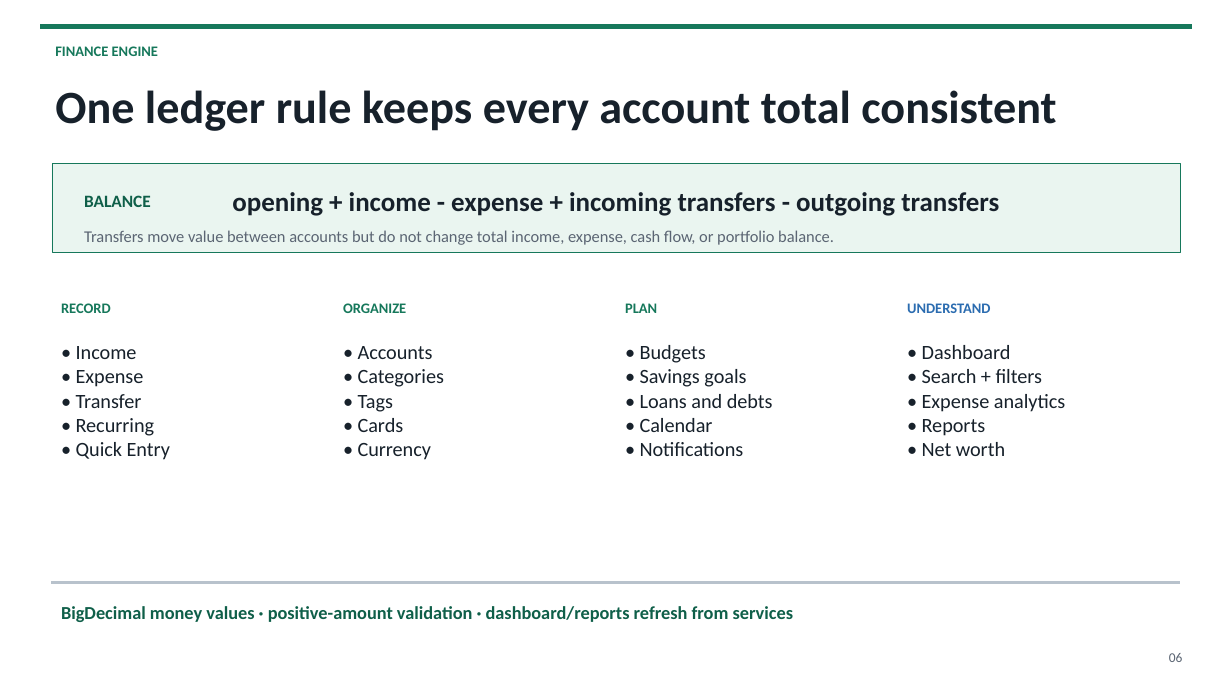
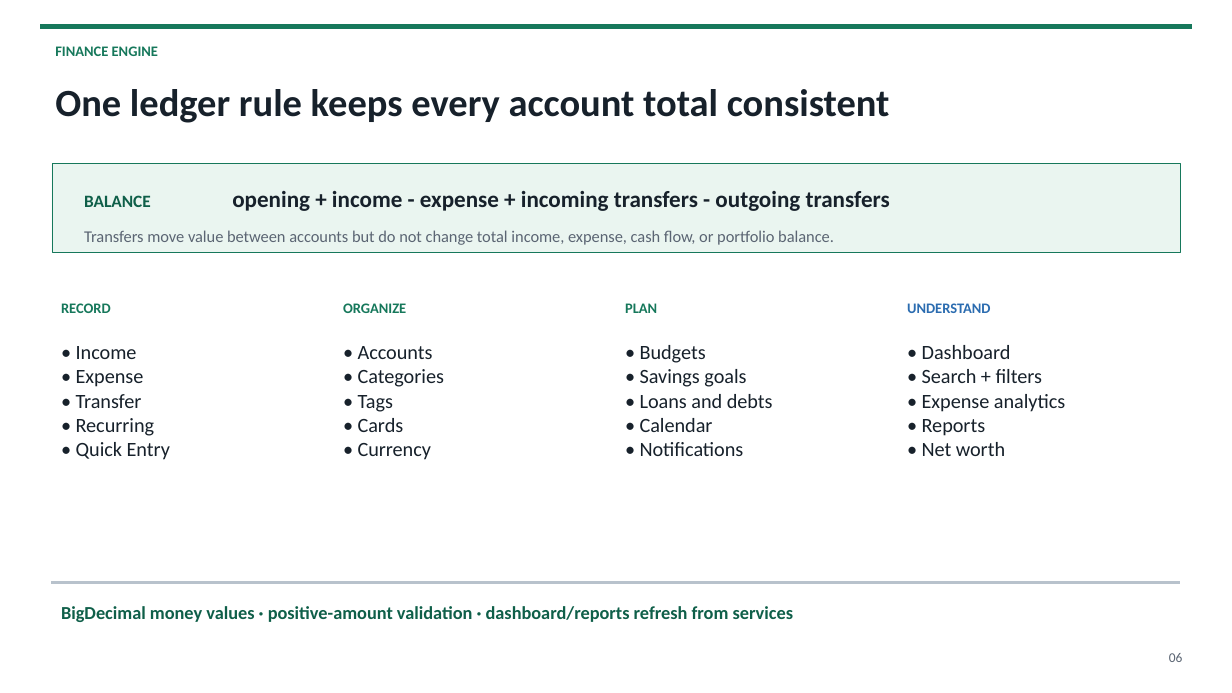
Before and after one commit to moon-drakon/Wealthora, a slide deck: slide 6 of docs/final/Wealthora_CSE215_Project_Defense.pptx. Drawn at 1232x693 pixels with LibreOffice and Linux fonts; fonts in the diff are those of the drawing. Boxes give left, top, right and bottom in pixels: in the first picture for what was removed or moved away, otherwise in the second. Text is boxed around its words. In the diff, an @@ line names an element or a change of style, - is before the commit and + after.

```diff
--- a/docs/final/Wealthora_CSE215_Project_Defense.pptx
+++ b/docs/final/Wealthora_CSE215_Project_Defense.pptx
@@ text "One ledger rule keeps every ..." at (55,89,890,123): size 36 to 30 pt @@
@@ text "opening + income - expense ..." at (232,191,890,211): size 21 to 18 pt @@
```
Also in this commit, not shown: 15 other slides changed, 2 other files.
